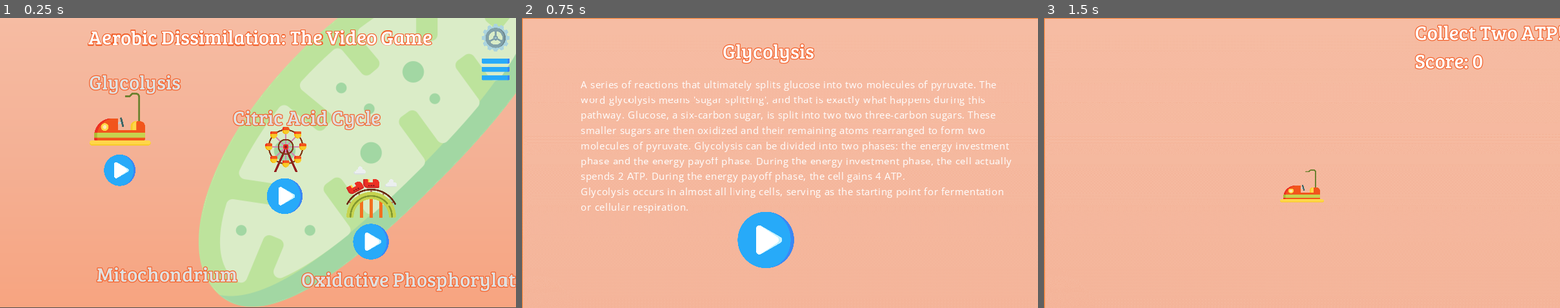
Above: before the commit, frames 1-3 (left to right).
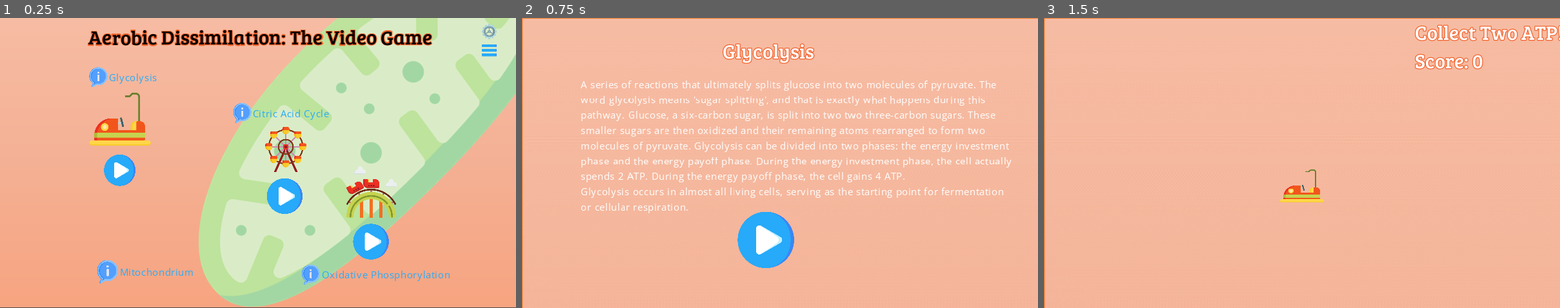
Above: after the commit, the same moments.

Repository: JJWRoeloffs/AerobicDissimilationGame
Game: Godot game, scene res://src/scenes/Main.tscn
Same seed, same stepped clock (60 frames per second), same inputs: the game is played once before the commit and once after it. The project has no main scene, so this scene is started directly.
Inputs (mouse positions are in pixels of both pictures, inside the frame that each line leads up to):
- Up to frame 1 (0.25 s): no input
- Up to frame 2 (0.75 s): click (640, 171) at 0.5 s
- Up to frame 3 (1.5 s): click (1286, 241) at 1.25 s

The runs differ from the first frame. In frame 1, 6.8% of the frame differs, in the area x 17-100%, y 2-95%; in frame 2, less than 0.1%; in frame 3, nothing differs.

Commit message:
Fix info buttons

Diff:
--- a/src/scenes/menu/CellMap.tscn
+++ b/src/scenes/menu/CellMap.tscn
@@ -7,11 +7,12 @@
 [ext_resource path="res://src/buttons/PlayButton.tscn" type="PackedScene" id=5]
 [ext_resource path="res://src/buttons/InfoButton.tscn" type="PackedScene" id=6]
 [ext_resource path="res://assets/images/info2.png" type="Texture" id=7]
+[ext_resource path="res://assets/fonts/info_text_theme.tres" type="Theme" id=8]
 
 [node name="CellMap" type="Control"]
 margin_right = 1280.0
 margin_bottom = 720.0
-theme = ExtResource( 4 )
+theme = ExtResource( 8 )
 __meta__ = {
 "_edit_use_anchors_": false
 }
@@ -21,6 +22,9 @@
 anchor_bottom = 1.0
 texture = ExtResource( 1 )
 expand = true
+__meta__ = {
+"_edit_use_anchors_": false
+}
 
 [node name="SetHamContainer" type="VBoxContainer" parent="."]
 anchor_left = 0.928723
@@ -38,7 +42,7 @@
 
 [node name="SettingsButton" type="MenuButton" parent="SetHamContainer"]
 margin_right = 85.0
-margin_bottom = 75.0
+margin_bottom = 42.0
 focus_mode = 2
 icon = ExtResource( 3 )
 expand_icon = true
@@ -47,9 +51,9 @@
 }
 
 [node name="HamburgerButton" type="MenuButton" parent="SetHamContainer"]
-margin_top = 79.0
+margin_top = 46.0
 margin_right = 85.0
-margin_bottom = 154.0
+margin_bottom = 88.0
 focus_mode = 2
 icon = ExtResource( 2 )
 expand_icon = true
@@ -65,6 +69,7 @@
 margin_left = 0.579987
 margin_right = -0.580078
 margin_bottom = -0.120003
+theme = ExtResource( 4 )
 text = "Aerobic Dissimilation: The Video Game"
 __meta__ = {
 "_edit_use_anchors_": true
Not shown: 1 places in src/scenes/menu/CellMap.tscn that only renumber resources
